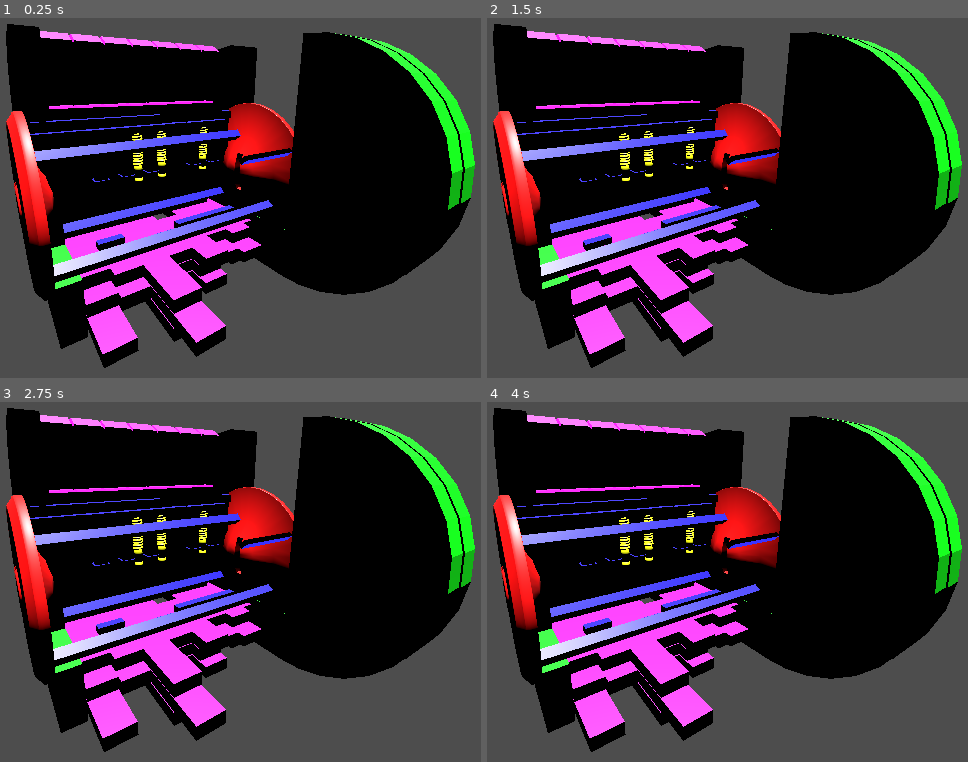
Above: before the commit, frames 1-4 (two rows, left to right).
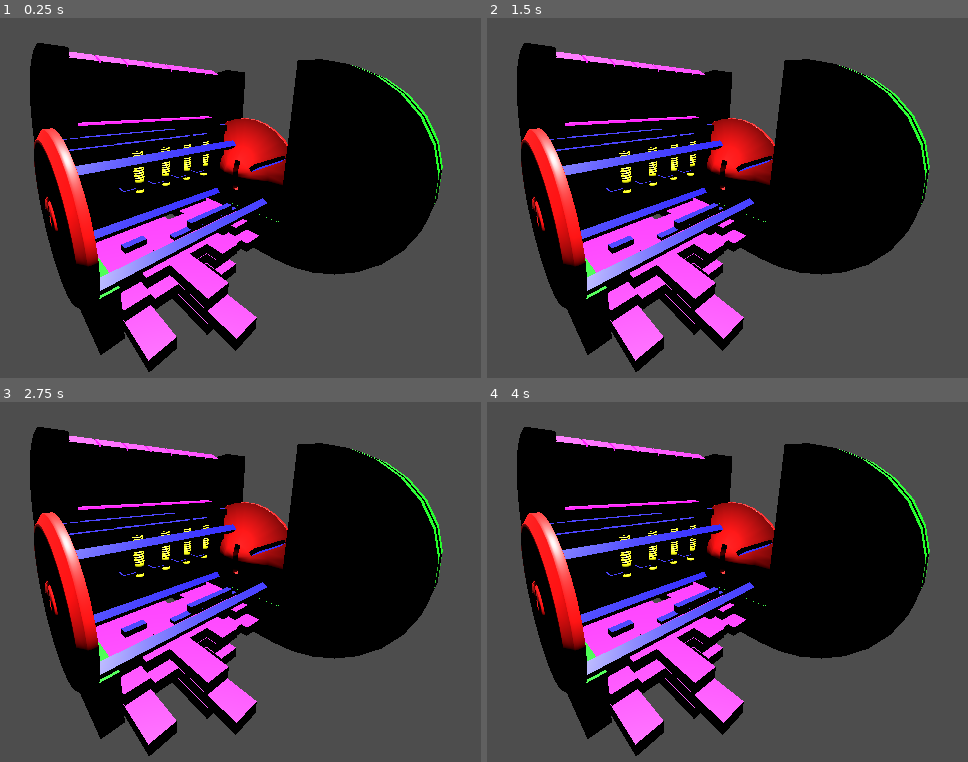
Above: after the commit, the same moments.

Repository: maiconpintoabreu/1gam-heist-sprung
Game: Godot game, scene res://Scenes/lock_view_3d.tscn
Same seed, same stepped clock (60 frames per second), same inputs: the game is played once before the commit and once after it. This scene is started directly instead of the project's main scene.
Inputs (mouse positions are in pixels of both pictures, inside the frame that each line leads up to):
- Up to frame 1 (0.25 s): no input
- Up to frame 2 (1.5 s): tap Enter at 0.5 s; move the mouse to (847, 140) at 0.52 s; tap Shift at 0.6, 1.35 s; tap Space at 1.25 s; move the mouse to (515, 187) at 1.27 s
- Up to frame 3 (2.75 s): tap Enter at 2 s; move the mouse to (264, 448) at 2.02 s; tap Shift at 2.1 s
- Up to frame 4 (4 s): tap Space at 2.75 s; move the mouse to (631, 636) at 2.77 s; tap Shift at 2.85, 3.6 s; tap Enter at 3.5 s; move the mouse to (915, 614) at 3.52 s

The runs differ from the first frame. In frame 1, 34% of the frame differs, in the area x 1-99%, y 1-99%; in frame 2, 34%; in frame 3, 34%; in frame 4, 34%.

Commit message:
Implement logic for lock. Need to add animations and feedback to user

Diff:
--- a/Scenes/lock_3D.tscn
+++ b/Scenes/lock_3D.tscn
@@ -1,14 +1,17 @@
 [gd_scene load_steps=8 format=3 uid="uid://y2vjdurag4ao"]
 
 [ext_resource type="PackedScene" uid="uid://c7amnpxffemsu" path="res://Assets/LockParts/SM_grooves_filler.glb" id="1_bgcyw"]
+[ext_resource type="Script" uid="uid://7tqsinkobqbp" path="res://Scripts/lock_3d.gd" id="1_f854g"]
 [ext_resource type="PackedScene" uid="uid://d4b1bhgqsywih" path="res://Assets/LockParts/SM_keyhole.glb" id="2_iy5ou"]
 [ext_resource type="PackedScene" uid="uid://cc1rtlwraexdv" path="res://Assets/LockParts/SM_key_filler.glb" id="3_a5x1v"]
+[ext_resource type="PackedScene" uid="uid://ch48bqpaua471" path="res://Scenes/pin_3d.tscn" id="4_88sx6"]
 [ext_resource type="PackedScene" uid="uid://b5m5pvah1xlci" path="res://Assets/LockParts/SM_key_walls.glb" id="4_x8dxt"]
 [ext_resource type="PackedScene" uid="uid://dne8h6xbwm8bw" path="res://Assets/LockParts/SM_outter_door_blockout.glb" id="5_hsgym"]
-[ext_resource type="PackedScene" uid="uid://dbugqe16ojv6k" path="res://Assets/LockParts/SM_pin_hole.glb" id="6_a0bp5"]
-[ext_resource type="PackedScene" uid="uid://db8gvvdv64qj0" path="res://Assets/LockParts/SM_spring_pin.glb" id="7_xwc4e"]
 
 [node name="Lock3D" type="Node3D"]
+script = ExtResource("1_f854g")
+mouse_sensitivity = 0.05
+pin_switch_threshold = null
 
 [node name="SM_keyhole2" parent="." instance=ExtResource("2_iy5ou")]
 transform = Transform3D(1, 0, 0, 0, 1, 0, 0, 0, 1, -1.66565, 1.30381, 5.60542)
@@ -16,29 +19,17 @@
 [node name="SM_keyhole3" parent="." instance=ExtResource("2_iy5ou")]
 transform = Transform3D(-1, 0, -8.74228e-08, 0, 1, 0, 8.74228e-08, 0, -1, -0.719989, 1.30381, -3.25518)
 
-[node name="SM_pin_hole6" parent="." instance=ExtResource("6_a0bp5")]
-transform = Transform3D(-0.999999, -0.00158834, 0, 0.00158834, -0.999999, 0, 0, 0, 1, -1.88288, 3.51031, 0.552798)
-
-[node name="SM_spring_pin6" parent="." instance=ExtResource("7_xwc4e")]
-transform = Transform3D(0.0642361, -0.00158834, -0.997933, -0.000102029, -0.999999, 0.00158506, -0.997935, 0, -0.0642362, -1.65882, 3.51654, 0.735585)
-
-[node name="SM_pin_hole10" parent="." instance=ExtResource("6_a0bp5")]
-transform = Transform3D(-0.999999, -0.00158834, 0, 0.00158834, -0.999999, 0, 0, 0, 1, -1.87869, 3.51031, 1.5528)
-
-[node name="SM_spring_pin9" parent="." instance=ExtResource("7_xwc4e")]
-transform = Transform3D(0.0642361, -0.00158834, -0.997933, -0.000102029, -0.999999, 0.00158506, -0.997935, 0, -0.0642362, -1.65463, 3.51654, 1.73559)
-
-[node name="SM_pin_hole12" parent="." instance=ExtResource("6_a0bp5")]
-transform = Transform3D(-0.999999, -0.00158834, 0, 0.00158834, -0.999999, 0, 0, 0, 1, -1.87869, 3.51031, 2.5528)
-
-[node name="SM_pin_hole7" parent="." instance=ExtResource("6_a0bp5")]
-transform = Transform3D(-1, -8.74228e-08, 0, 8.74228e-08, -1, 0, 0, 0, 1, -1.8783, 3.50797, -1.4472)
-
-[node name="SM_spring_pin8" parent="." instance=ExtResource("7_xwc4e")]
-transform = Transform3D(0.0642362, -8.74228e-08, -0.997935, -5.61571e-09, -1, 8.72422e-08, -0.997935, 0, -0.0642362, -1.65424, 3.51456, -1.26441)
-
-[node name="SM_pin_hole8" parent="." instance=ExtResource("6_a0bp5")]
-transform = Transform3D(-1, -8.74228e-08, 0, 8.74228e-08, -1, 0, 0, 0, 1, -1.8783, 3.50797, -2.4472)
+[node name="Pin3D" parent="." instance=ExtResource("4_88sx6")]
+transform = Transform3D(1, 0, 0, 0, 1, 0, 0, 0, 1, -1.8, 1.6344, -1.23079)
+
+[node name="Pin3D2" parent="." instance=ExtResource("4_88sx6")]
+transform = Transform3D(1, 0, 0, 0, 1, 0, 0, 0, 1, -1.8, 1.6344, -0.048337)
+
+[node name="Pin3D3" parent="." instance=ExtResource("4_88sx6")]
+transform = Transform3D(1, 0, 0, 0, 1, 0, 0, 0, 1, -1.8, 1.6344, 1.1915)
+
+[node name="Pin3D4" parent="." instance=ExtResource("4_88sx6")]
+transform = Transform3D(1, 0, 0, 0, 1, 0, 0, 0, 1, -1.8, 1.6344, 2.50886)
 
 [node name="GrooveFillers" type="Node3D" parent="."]
 
--- a/Scenes/lock_view_3d.tscn
+++ b/Scenes/lock_view_3d.tscn
@@ -5,9 +5,11 @@
 [node name="LockView3D" type="Node3D"]
 
 [node name="Camera3D" type="Camera3D" parent="."]
-transform = Transform3D(0.546994, -0.216667, 0.808612, 7.45058e-09, 0.965926, 0.258819, -0.837137, -0.141572, 0.528355, 8.27097, 4.96636, 6.04253)
+transform = Transform3D(0.650244, -0.196631, 0.733838, -2.03554e-08, 0.965926, 0.258819, -0.759726, -0.168296, 0.628087, 6.0855, 4.96636, 6.70984)
+fov = 90.0
 
 [node name="Lock3D" parent="." instance=ExtResource("1_uak7k")]
+pin_switch_threshold = 100.0
 
 [node name="DirectionalLight3D" type="DirectionalLight3D" parent="."]
 transform = Transform3D(1, 0, 0, 0, -4.37114e-08, 1, 0, -1, -4.37114e-08, 6.55415, 10, 0)
--- /dev/null
+++ b/Scenes/pin_3d.tscn
@@ -0,0 +1,41 @@
+[gd_scene load_steps=6 format=3 uid="uid://ch48bqpaua471"]
+
+[ext_resource type="Script" uid="uid://c0xni3ny8hoh3" path="res://Scripts/pin_3d.gd" id="1_42gu3"]
+[ext_resource type="PackedScene" uid="uid://db8gvvdv64qj0" path="res://Assets/LockParts/SM_spring_pin.glb" id="1_qt4vs"]
+[ext_resource type="PackedScene" uid="uid://dbugqe16ojv6k" path="res://Assets/LockParts/SM_pin_hole.glb" id="2_42gu3"]
+
+[sub_resource type="BoxShape3D" id="BoxShape3D_woikx"]
+size = Vector3(1, 0.0205078, 1)
+
+[sub_resource type="BoxShape3D" id="BoxShape3D_qt4vs"]
+size = Vector3(1, 0.106995, 1)
+
+[node name="Pin3D" type="Node3D"]
+script = ExtResource("1_42gu3")
+
+[node name="SpringPin" type="Node3D" parent="."]
+
+[node name="SM_spring_pin2" parent="SpringPin" instance=ExtResource("1_qt4vs")]
+transform = Transform3D(-1, -8.74228e-08, 0, 8.74228e-08, -1, 0, 0, 0, 1, 0, 1.83159, 0)
+
+[node name="SpringCollision" type="Area3D" parent="SpringPin/SM_spring_pin2"]
+transform = Transform3D(-1, 8.74228e-08, 0, -8.74228e-08, -1, 0, 0, 0, 1, -1.69241e-07, 1.93589, 0)
+
+[node name="CollisionShape3D" type="CollisionShape3D" parent="SpringPin/SM_spring_pin2/SpringCollision"]
+transform = Transform3D(1, 0, 0, 0, 1, 0, 0, 0, 1, 0, 0.00427297, 0)
+shape = SubResource("BoxShape3D_woikx")
+
+[node name="PinHole" type="Node3D" parent="."]
+
+[node name="SM_pin_hole2" parent="PinHole" instance=ExtResource("2_42gu3")]
+transform = Transform3D(-1, -8.74228e-08, 0, 8.74228e-08, -1, 0, 0, 0, 1, 0, 1.90305, 0)
+
+[node name="PinHoleDetection" type="Area3D" parent="PinHole"]
+transform = Transform3D(1, 0, 0, 0, 1, 0, 0, 0, 1, 0, 0.0730868, 0)
+
+[node name="CollisionShape3D" type="CollisionShape3D" parent="PinHole/PinHoleDetection"]
+transform = Transform3D(1, 0, 0, 0, 1, 0, 0, 0, 1, 0, 0.0135657, 0)
+shape = SubResource("BoxShape3D_qt4vs")
+
+[connection signal="area_entered" from="PinHole/PinHoleDetection" to="." method="_on_pin_hole_detection_area_entered"]
+[connection signal="area_exited" from="PinHole/PinHoleDetection" to="." method="_on_pin_hole_detection_area_exited"]
--- /dev/null
+++ b/Scripts/lock_3d.gd
@@ -0,0 +1,86 @@
+extends Node3D
+class_name Lock3D
+
+var pins: Array[Pin3D] = []
+var selected_pin: Pin3D = null
+var selected_pin_index: int = 0
+@export var mouse_sensitivity: float = 0.5
+@export var pin_switch_threshold: float = 50.0
+var accumulated_x_movement: float = 0.0
+var pin_selection_mode: bool = false
+
+func _ready():
+	Input.set_mouse_mode(Input.MOUSE_MODE_CAPTURED)
+	collect_pins()
+	connect_pin_signals()  # ADD THIS
+
+	if pins.size() > 0:
+		select_pin(0)
+
+func collect_pins():
+	pins.clear()
+	for child in get_children():
+		if child is Pin3D:
+			pins.append(child)
+			print("Found pin: ", child.name)
+
+	print("Total pins collected: ", pins.size())
+
+func connect_pin_signals():  # ADD THIS FUNCTION
+	for pin in pins:
+		pin.pin_state_changed.connect(_on_pin_state_changed)
+
+func _on_pin_state_changed():  # ADD THIS FUNCTION
+	check_lock_status()
+
+func _input(event: InputEvent) -> void:
+	if event is InputEventKey:
+		if event.keycode == KEY_SHIFT:
+			pin_selection_mode = event.pressed
+
+	elif event is InputEventMouseMotion:
+		if pin_selection_mode:
+			accumulated_x_movement += -event.relative.x
+			if abs(accumulated_x_movement) >= pin_switch_threshold:
+				var direction = sign(accumulated_x_movement)
+				switch_pin(direction)
+				accumulated_x_movement = 0.0
+		else:
+			if selected_pin:
+				selected_pin.move_pin(-event.relative.y * mouse_sensitivity)
+
+func switch_pin(direction: int):
+	if pins.size() <= 1:
+		return
+
+	var new_index = selected_pin_index + direction
+	new_index = clamp(new_index, 0, pins.size() - 1)
+
+	if new_index != selected_pin_index:
+		select_pin(new_index)
+
+func select_pin(index: int):
+	if index < 0 or index >= pins.size():
+		return
+
+	if selected_pin:
+		selected_pin.set_selected(false)
+
+	selected_pin_index = index
+	selected_pin = pins[index]
+	selected_pin.set_selected(true)
+
+	print("Selected pin: ", selected_pin.name)
+
+func check_lock_status():
+	var unlocked_count = 0
+	for pin in pins:
+		if pin.is_unlocked():
+			unlocked_count += 1
+
+	print("Unlocked pins: ", unlocked_count, "/", pins.size())
+
+	if unlocked_count == pins.size():
+		print("🔓 LOCK OPENED! 🔓")
+		return true
+	return false
--- /dev/null
+++ b/Scripts/pin_3d.gd
@@ -0,0 +1,89 @@
+extends Node3D
+class_name Pin3D
+
+signal pin_state_changed
+
+@onready var spring_pin: Node3D = $SpringPin
+@onready var pin_hole: Node3D = $PinHole
+@onready var spring_collision: Area3D = $SpringPin/SM_spring_pin2/SpringCollision
+@onready var pin_hole_detection: Area3D = $PinHole/PinHoleDetection
+
+# New: Reference to the actual spring mesh
+@onready var spring_model: Node3D = $SpringPin/SM_spring_pin2  # Adjust path if needed
+@export var spring_mesh_name: String = ""  # In case we need to find it dynamically
+
+@export var pinstack_movement: float = 2.0
+@export var movement_axis: Vector3 = Vector3(0, 1, 0)
+@export var spring_compression_factor: float = 0.5  # How much the spring compresses
+@export var pin_travel_distance: float = 0  # How far the pin itself moves
+
+var current_pin_position: float = 0.0
+var original_spring_position: Vector3
+var original_spring_scale: Vector3
+var is_in_sweet_spot: bool = false
+
+func _ready():
+	original_spring_position = spring_pin.position
+
+
+	if spring_model:
+		original_spring_scale = spring_model.scale
+
+func move_pin(delta_y: float) -> void:
+	current_pin_position += delta_y
+	current_pin_position = clamp(current_pin_position, -100.0, 100.0)
+
+	# Apply spring scaling based on direction
+	if spring_model:
+		var new_scale = original_spring_scale
+
+		# Normalize position to -1.0 to 1.0 range
+		var normalized_position = current_pin_position / 100.0
+
+		if normalized_position > 0:
+			# Positive = pulling down = spring extends
+			new_scale.y = original_spring_scale.y * (1.0 - normalized_position * spring_compression_factor)
+		else:
+			# Negative = pushing up = spring compresses
+			new_scale.y = original_spring_scale.y * (1.0 - normalized_position * spring_compression_factor)
+
+		# Prevent spring from scaling to 0 or negative
+		new_scale.y = max(new_scale.y, original_spring_scale.y * 0.1)
+
+		spring_model.scale = new_scale
+
+	# Move the pin slightly for positioning
+	var pin_movement = movement_axis * current_pin_position * pin_travel_distance * 0.01
+	spring_pin.position = original_spring_position + pin_movement
+
+func _on_pin_hole_detection_area_entered(area: Area3D) -> void:
+	if area == spring_collision:
+		is_in_sweet_spot = true
+		print(name + ": Entered Sweet Spot!")
+		pin_state_changed.emit()
+
+func _on_pin_hole_detection_area_exited(area: Area3D) -> void:
+	if area == spring_collision:
+		is_in_sweet_spot = false
+		print(name + ": Exited Sweet Spot!")
+		pin_state_changed.emit()
+
+func set_selected(selected: bool) -> void:
+	if selected:
+		# Scale the entire spring pin slightly for selection feedback
+		spring_pin.scale = Vector3(1.1, 1.1, 1.1)
+	else:
+		spring_pin.scale = Vector3(1.0, 1.0, 1.0)
+
+func is_unlocked() -> bool:
+	return is_in_sweet_spot
+
+func reset_pin() -> void:
+	current_pin_position = 0.0
+	spring_pin.position = original_spring_position
+
+	# Reset spring scale
+	if spring_model:
+		spring_model.scale = original_spring_scale
+
+	is_in_sweet_spot = false
Not shown, added: Scripts/lock_3d.gd.uid
Not shown, added: Scripts/pin_3d.gd.uid
